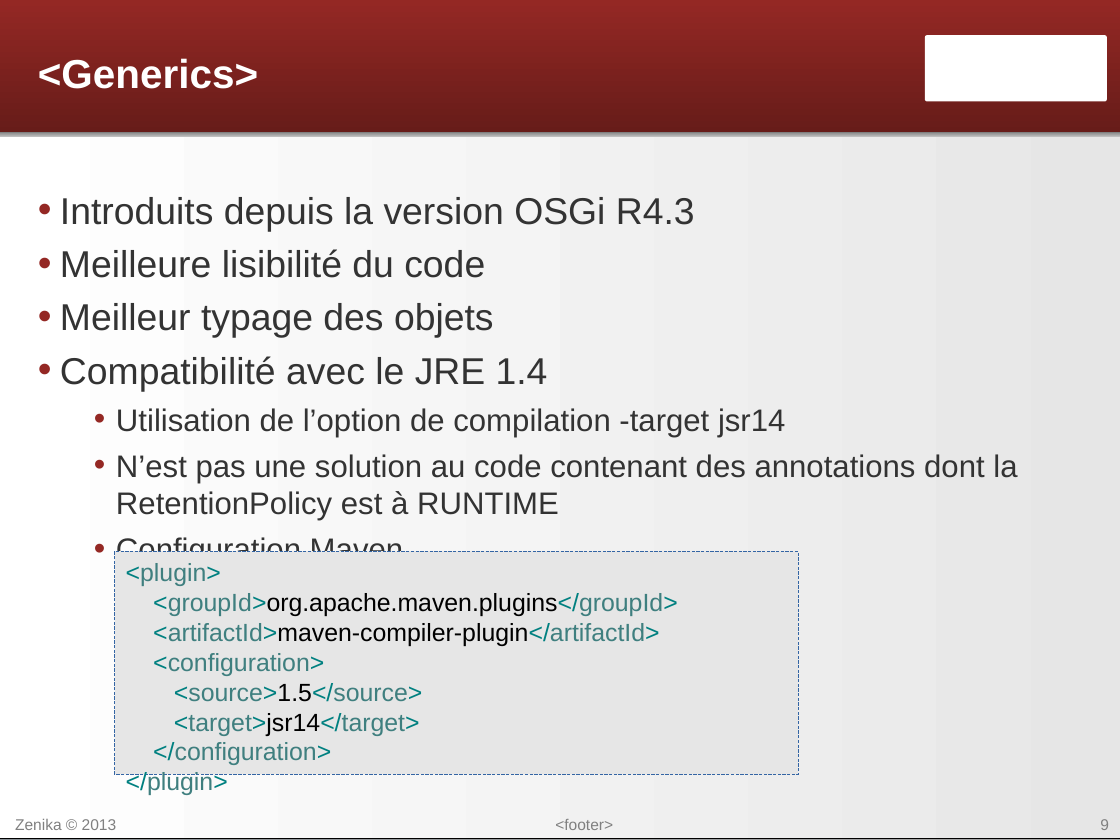
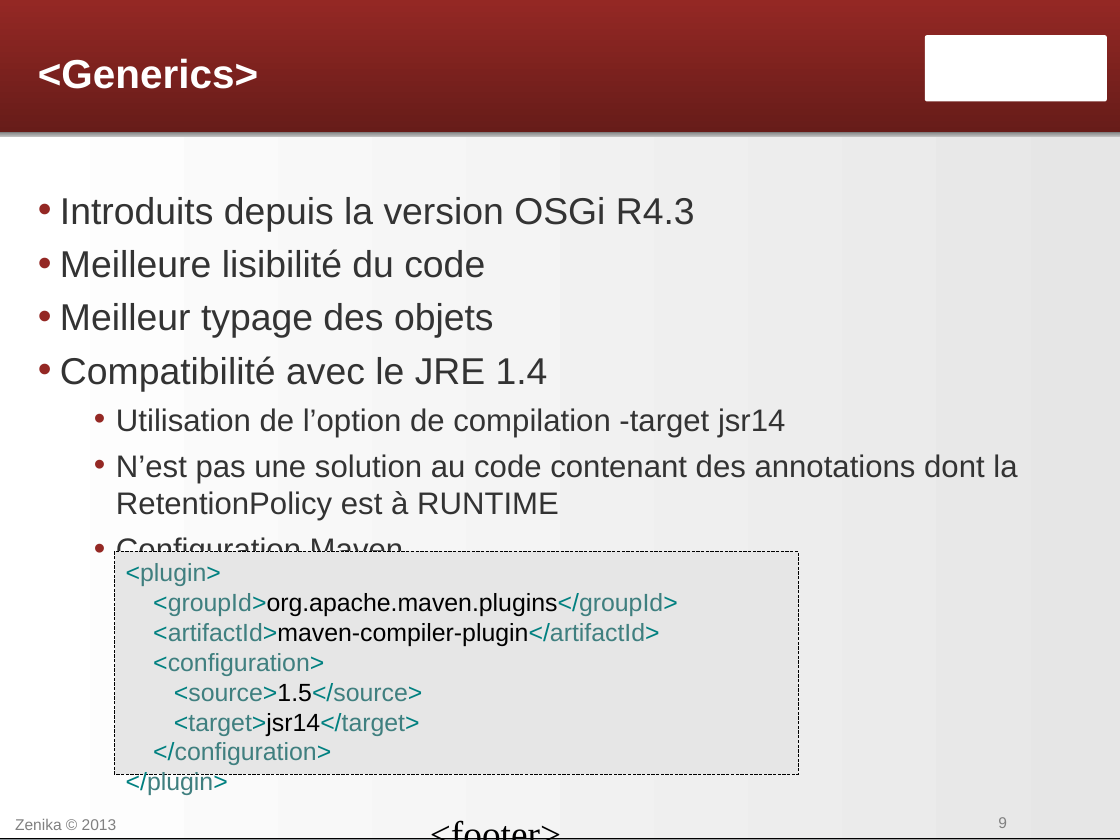
Before and after one commit to Zenika-Training/formation-osgi, a slide deck: slide 9 of SVN/OSGi - 01 - Introduction.odp. Drawn at 1120x840 pixels with LibreOffice and Linux fonts; fonts in the diff are those of the drawing; background and template pictures are left out. Boxes give left, top, right and bottom in pixels: in the first picture for what was removed or moved away, otherwise in the second. Text is boxed around its words. In the diff, an @@ line names an element or a change of style, - is before the commit and + after.

```diff
--- a/SVN/OSGi - 01 - Introduction.odp
+++ b/SVN/OSGi - 01 - Introduction.odp
@@ text "<plugin>" at (114, 551, 797, 785): outline #3465A4 0 pt to #000000 0 pt @@
@@ text "<footer>" at (419, 810, 749, 829): size 10 to 24 pt, font Arial to Times New Roman, text colour #808080 to #000000; alignment centre to left; line spacing 1 to 0.9 @@
@@ page number at (998, 817, 1007, 828): alignment right to left; line spacing 1 to 0.9; less space between paragraphs @@
```
Also in this commit, not shown: 10 other slides changed.
